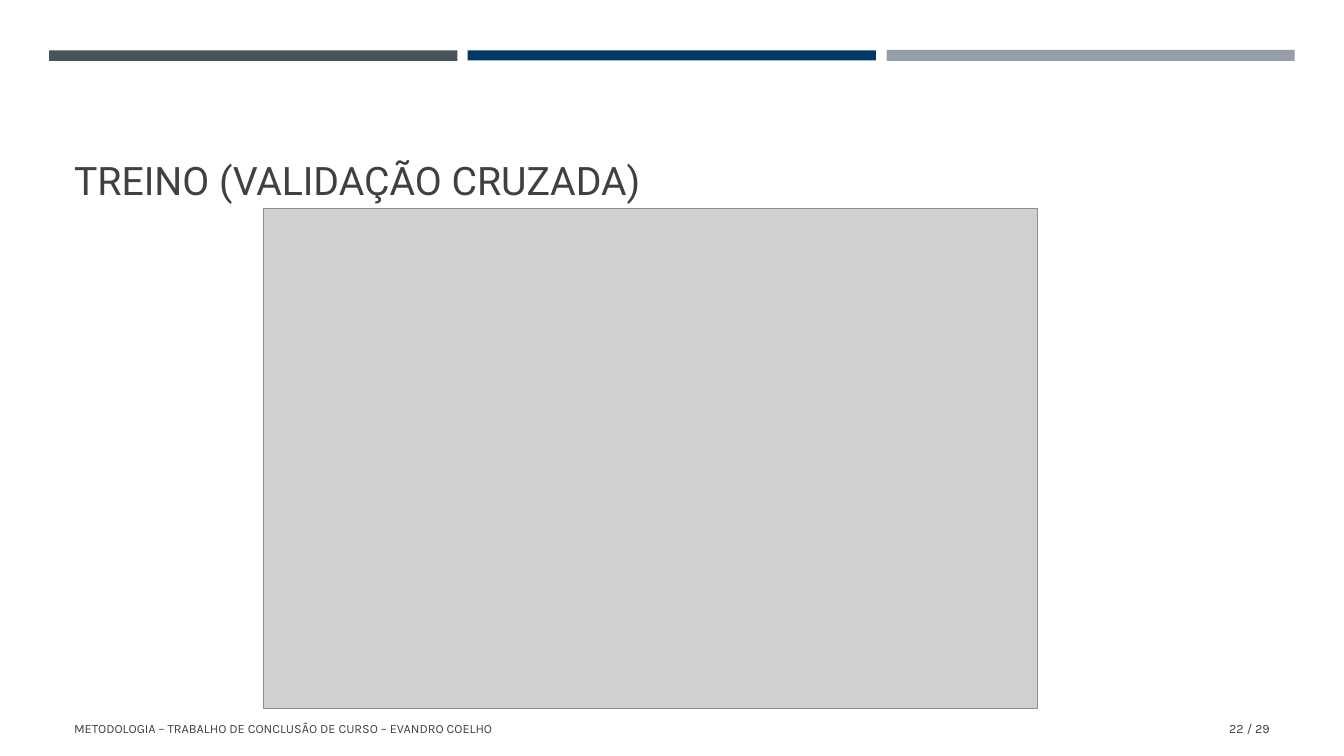
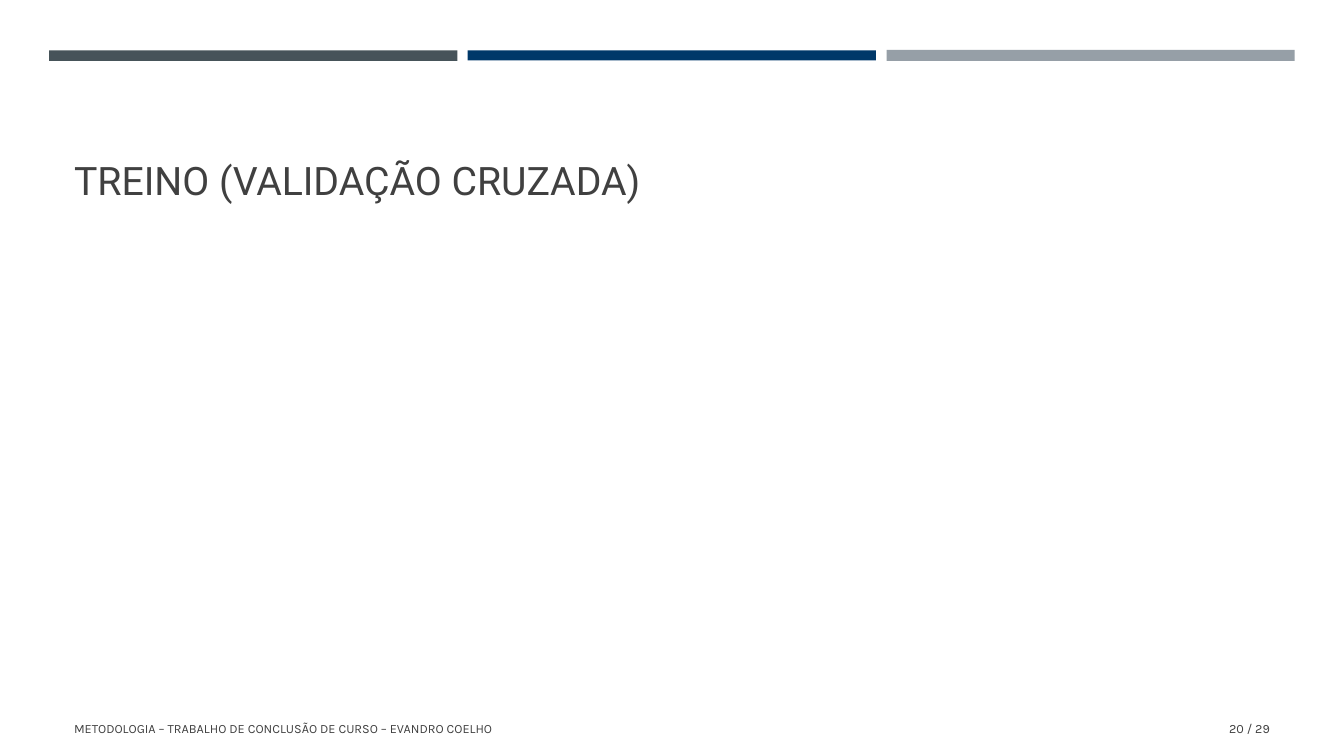
Before and after one commit to evandrorcoelho/energy-consumption-forecast, a slide deck: slide 20 of tcc_pos_graduacao_apresentacao_evandrocoelho.pptx (slide 22 before the commit). Drawn at 1344x756 pixels with LibreOffice and Linux fonts; fonts in the diff are those of the drawing; grey boxes stand for pictures. Boxes give left, top, right and bottom in pixels: in the first picture for what was removed or moved away, otherwise in the second. Text is boxed around its words. In the diff, an @@ line names an element or a change of style, - is before the commit and + after.

```diff
--- a/tcc_pos_graduacao_apresentacao_evandrocoelho.pptx
+++ b/tcc_pos_graduacao_apresentacao_evandrocoelho.pptx
@@ picture removed at (263,209,1037,709) @@
@@ page number at (1229,725,1270,733): text changed @@
-22 / 29
+20 / 29
```
Also in this commit, not shown: 12 other slides changed, 2 slides removed, 3 other files.
